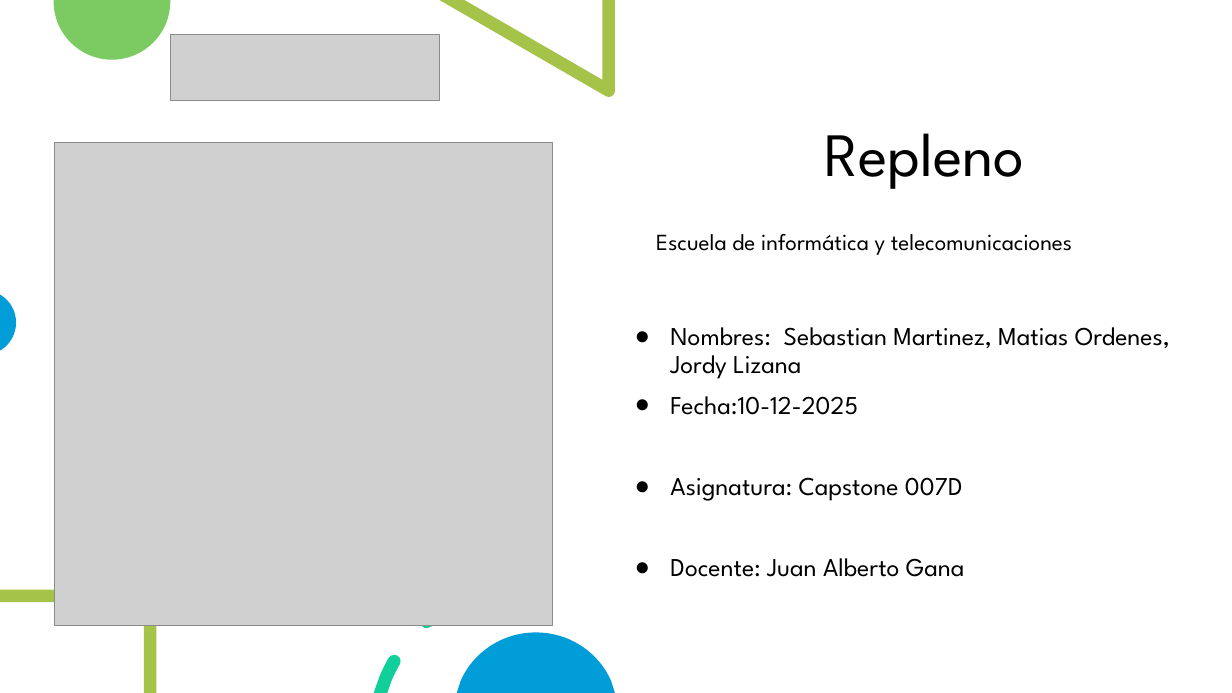
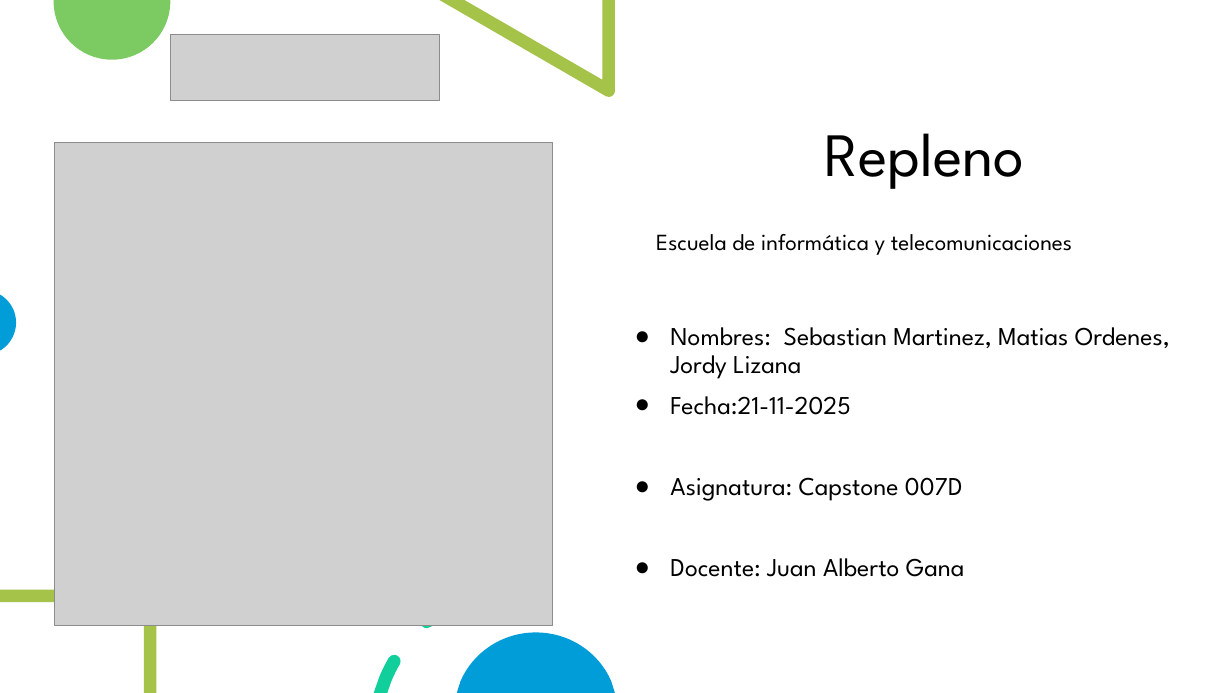
Before and after one commit to MatiaRs/Repleno, a slide deck: slide 1 of Evidencia Proyecto/Documentacion Agil/defensa.pptx. Drawn at 1232x693 pixels with LibreOffice and Linux fonts; fonts in the diff are those of the drawing; grey boxes stand for pictures. Boxes give left, top, right and bottom in pixels: in the first picture for what was removed or moved away, otherwise in the second. Text is boxed around its words. In the diff, an @@ line names an element or a change of style, - is before the commit and + after.

```diff
--- a/Evidencia Proyecto/Documentacion Agil/defensa.pptx
+++ b/Evidencia Proyecto/Documentacion Agil/defensa.pptx
@@ subtitle at [670,396,850,415]: text changed @@
-● Fecha:10-12-2025
+● Fecha:21-11-2025
```
Also in this commit, not shown: 1 other slide changed, 1 other file.
